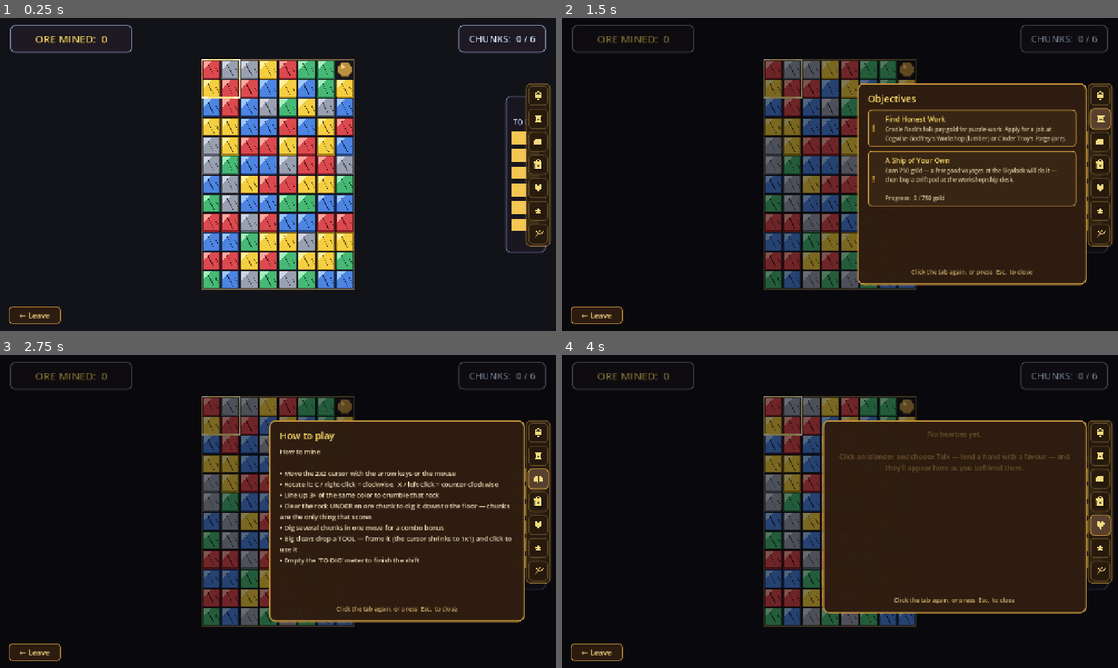
Above: before the commit, frames 1-4 (two rows, left to right).
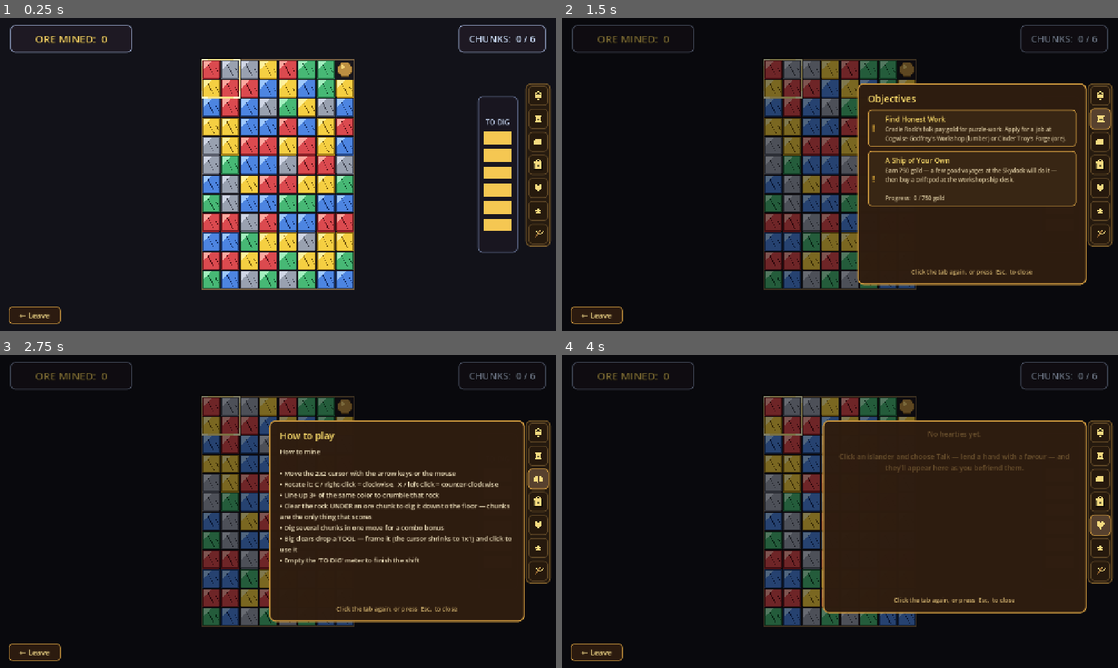
Above: after the commit, the same moments.

Repository: TairoyZone/shivaliva-shanty
Game: Godot game, scene res://puzzles/mining/mining.tscn
Two runs of this game, one before a commit and one after it. Both use one fixed random seed, a clock stepped at 60 frames per second and the inputs below. This scene is started directly instead of the project's main scene.
Inputs (mouse positions are in pixels of both pictures, inside the frame that each line leads up to):
- Up to frame 1 (0.25 s): no input
- Up to frame 2 (1.5 s): click "0" at 0.5 s; click (1101, 118) at 1.27 s
- Up to frame 3 (2.75 s): click (539, 480) at 2.02 s
- Up to frame 4 (4 s): click (1101, 502) at 2.77 s; click (1101, 524) at 3.52 s

The runs differ from the first frame. In frame 1, 2.4% of the frame differs, in the area x 85-99%, y 24-76%; in frame 2, less than 0.1%; in frame 3, less than 0.1%; in frame 4, less than 0.1%.

Commit message:
fix(mining): shift the chunk-progress meter left so it clears the right-edge panel rail
The UserPanel (Sunshine Widget) rail now shows in puzzles too and overlapped the mining 'chunks' progress
tower at the right edge. Moved the meter left (offset -116/-24 → -180/-88) to clear it.

Co-Authored-By: Claude Opus 4.8 (1M context) <noreply@anthropic.com>

Diff:
--- a/puzzles/mining/mining.gd
+++ b/puzzles/mining/mining.gd
@@ -94,8 +94,8 @@
 	panel.anchor_right = 1.0
 	panel.anchor_top = 0.5
 	panel.anchor_bottom = 0.5
-	panel.offset_left = -116.0
-	panel.offset_right = -24.0
+	panel.offset_left = -180.0   # shifted left to clear the right-edge UserPanel (Sunshine Widget) rail
+	panel.offset_right = -88.0
 	panel.offset_top = -180.0
 	panel.offset_bottom = 180.0
 	panel.grow_horizontal = Control.GROW_DIRECTION_BEGIN
